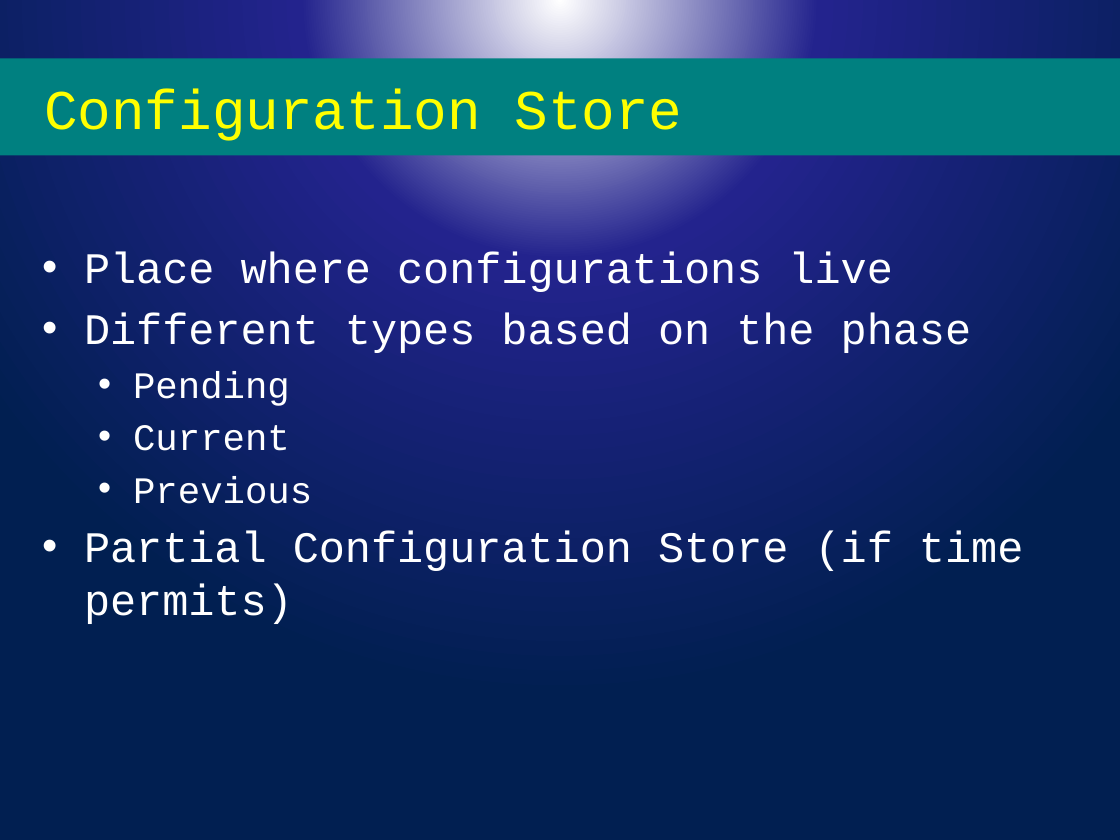
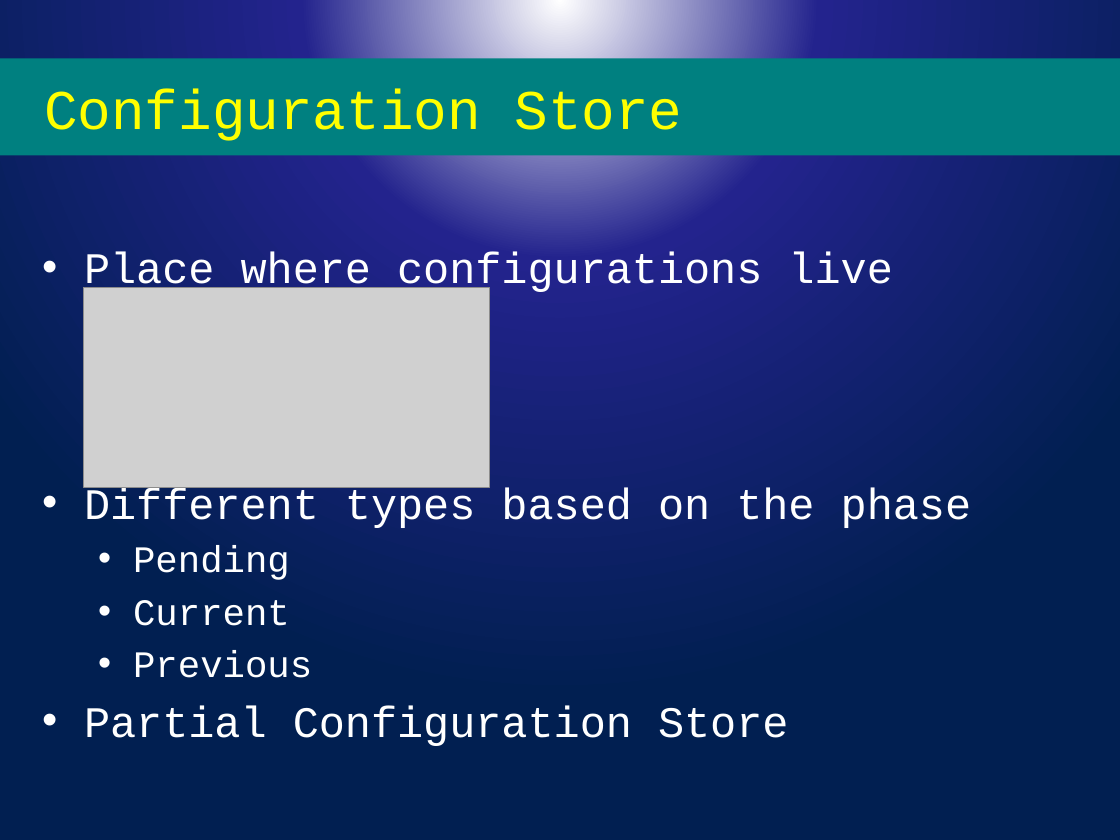
Before and after one commit to rchaganti/PSConfEU2017, a slide deck: slide 15 of WS1-DSCOverview/Slides.pptx (slide 13 before the commit). Drawn at 1120x840 pixels with LibreOffice and Linux fonts; fonts in the diff are those of the drawing; grey boxes stand for pictures; background and template pictures are left out. Boxes give left, top, right and bottom in pixels: in the first picture for what was removed or moved away, otherwise in the second. Text is boxed around its words. In the diff, an @@ line names an element or a change of style, - is before the commit and + after.

```diff
--- a/WS1-DSCOverview/Slides.pptx
+++ b/WS1-DSCOverview/Slides.pptx
@@ picture added at (84,288,489,487) @@
@@ text at (84,705,788,746): text changed @@
-• Partial Configuration Store (if time permits)
+• Partial Configuration Store
```
Also in this commit, not shown: 6 other slides changed, 3 slides added, 1 slide removed, 1 other file.
